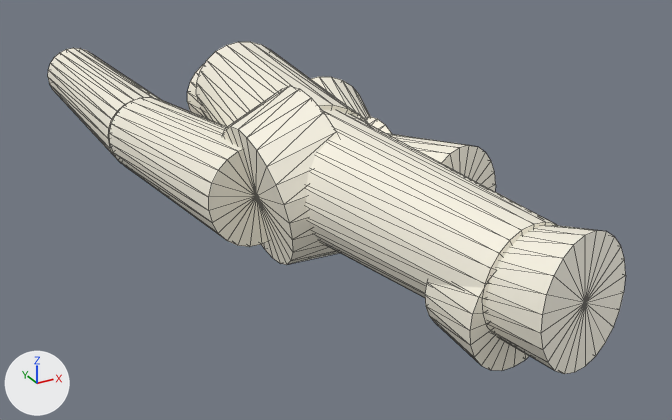
Before and after pictures for a commit that changed the glTF model data/anatomical_preview/collecting_system.glb.
Before and after are seen from a 50 mm lens placed at (-6.6, -100.8, 35.2), pointed at (24.0, -45.1, 7.4). Arrows for +X, +Y and +Z are at lower left; the lights stay in place. The picture after the commit comes second. Mesh edges are drawn as thin lines. Vertices at exactly the same position are counted once.

Script lines for the objects in view, before the commit:
```python
me_geometry_0 = bpy.data.meshes.new('geometry_0')
me_geometry_0.from_pydata(...)  # 692 vertices, 1344 faces; spans x 11.0..28.4, y -72.9..-7.9, z 7.3..18.7
me_geometry_0.materials.append(mat_defaultmaterial)
ob_geometry_0 = bpy.data.objects.new('geometry_0', me_geometry_0)
ob_geometry_0.location = (0.0, 0.0, 0.0)
```
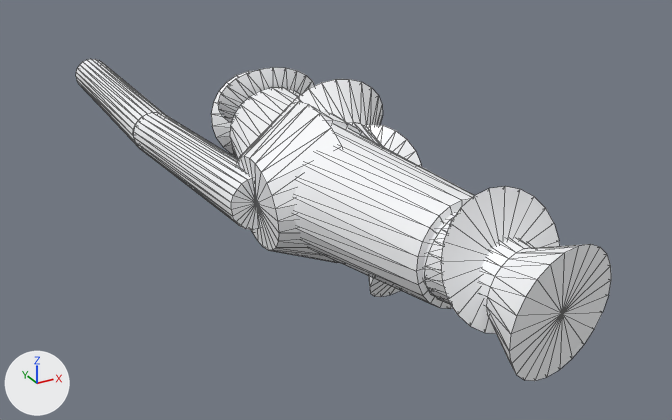
Pixel boxes [x1, y1, x2, y2] of what changed, in the pictures (672 x 420 px):
'geometry_0', reshaped (7% narrower)
    before: [48, 42, 626, 374]
    after: [76, 59, 611, 381]
part 1 of me_geometry_0, rebuilt (10% taller)
    before: [48, 42, 556, 335]
    after: [76, 59, 611, 381]
part 2 of me_geometry_0, deleted
    before: [187, 63, 626, 374]

What the commit changed:
me_geometry_0 is used by ob_geometry_0; location (0.0, 0.0, 0.0).
me_geometry_0 had 692 vertices, 1344 faces and spanned x 11.0..28.4, y -72.9..-7.9, z 7.3..18.7.
me_geometry_0 now has 934 vertices, 2002 faces and spans x 13.0..27.4, y -71.6..-9.9, z 5.3..17.8.
me_geometry_0 part 1: the loose piece of 293 vertices spanning x 11.0..25.8, y -69.3..-7.9, z 7.3..18.7 is rebuilt with 934 vertices and now spans x 13.0..27.4, y -71.6..-9.9, z 5.3..17.8.
me_geometry_0 part 2: 7 loose pieces with 399 vertices, spanning x 18.1..28.4, y -72.9..-30.5, z 8.1..16.6, are deleted.
